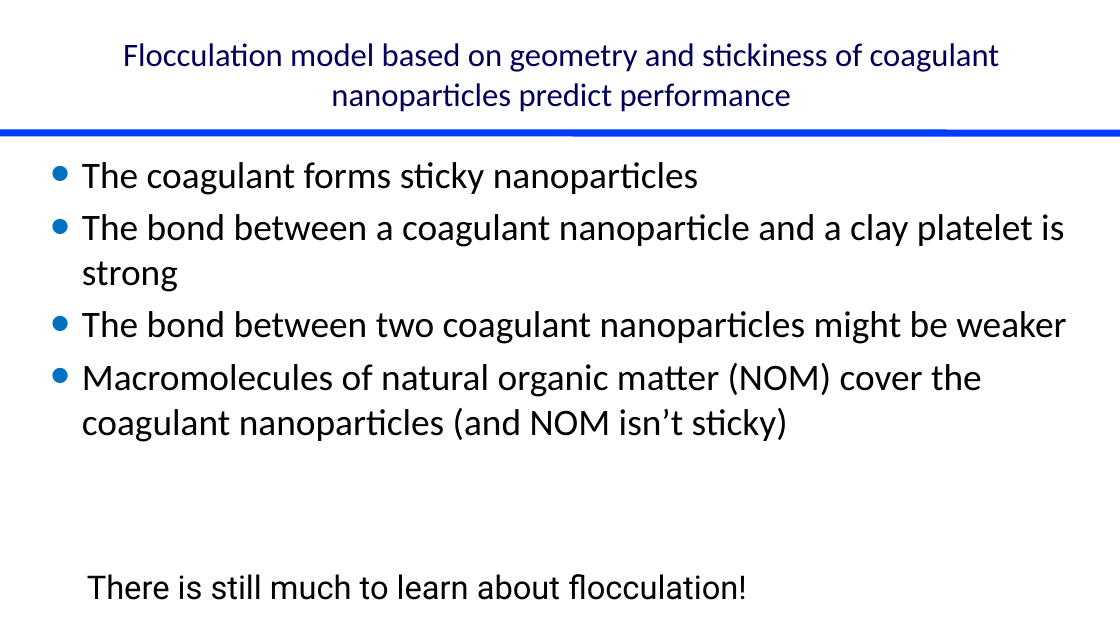
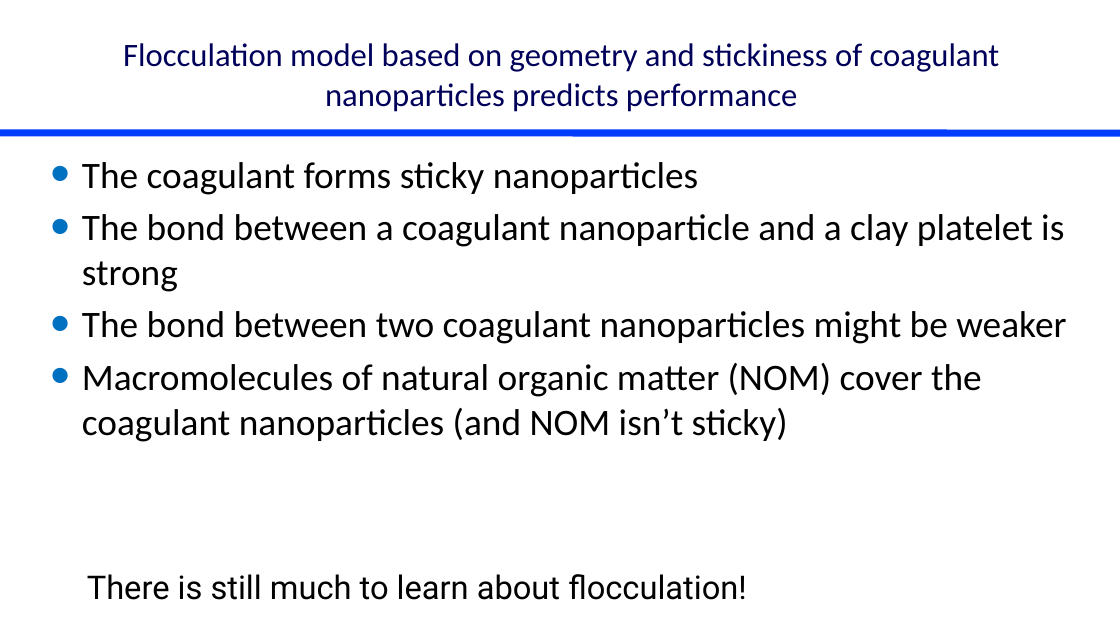
Before and after one commit to monroews/CEE4520Lectures, a slide deck: slide 35 of Flocculation Model.pptx (slide 36 before the commit). Drawn at 1120x630 pixels with LibreOffice and Linux fonts; fonts in the diff are those of the drawing. Boxes give left, top, right and bottom in pixels: in the first picture for what was removed or moved away, otherwise in the second. Text is boxed around its words. In the diff, an @@ line names an element or a change of style, - is before the commit and + after.

```diff
--- a/Flocculation Model.pptx
+++ b/Flocculation Model.pptx
@@ title at [123,43,1000,112]: text changed @@
-Flocculation model based on geometry and stickiness of coagulant nanoparticles predict performance
+Flocculation model based on geometry and stickiness of coagulant nanoparticles predicts performance
```
Also in this commit, not shown: 3 other slides changed, 1 slide added.
